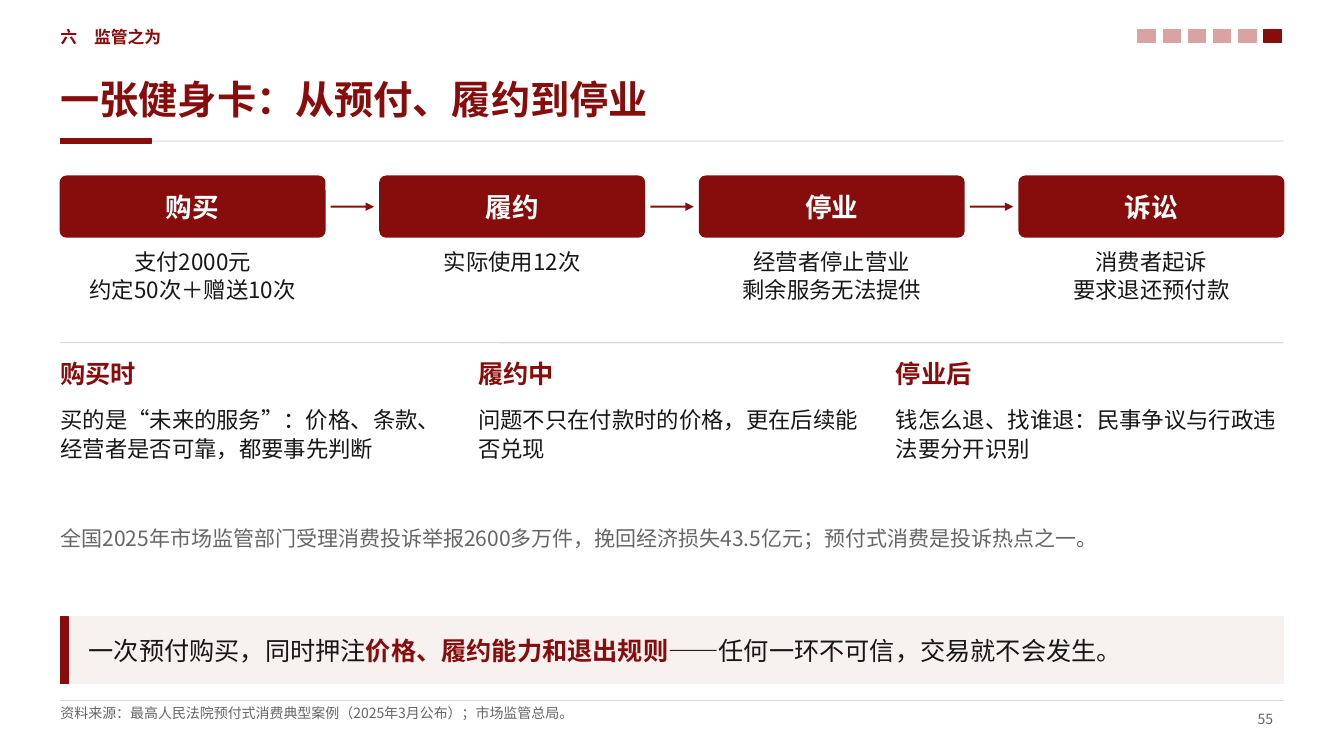
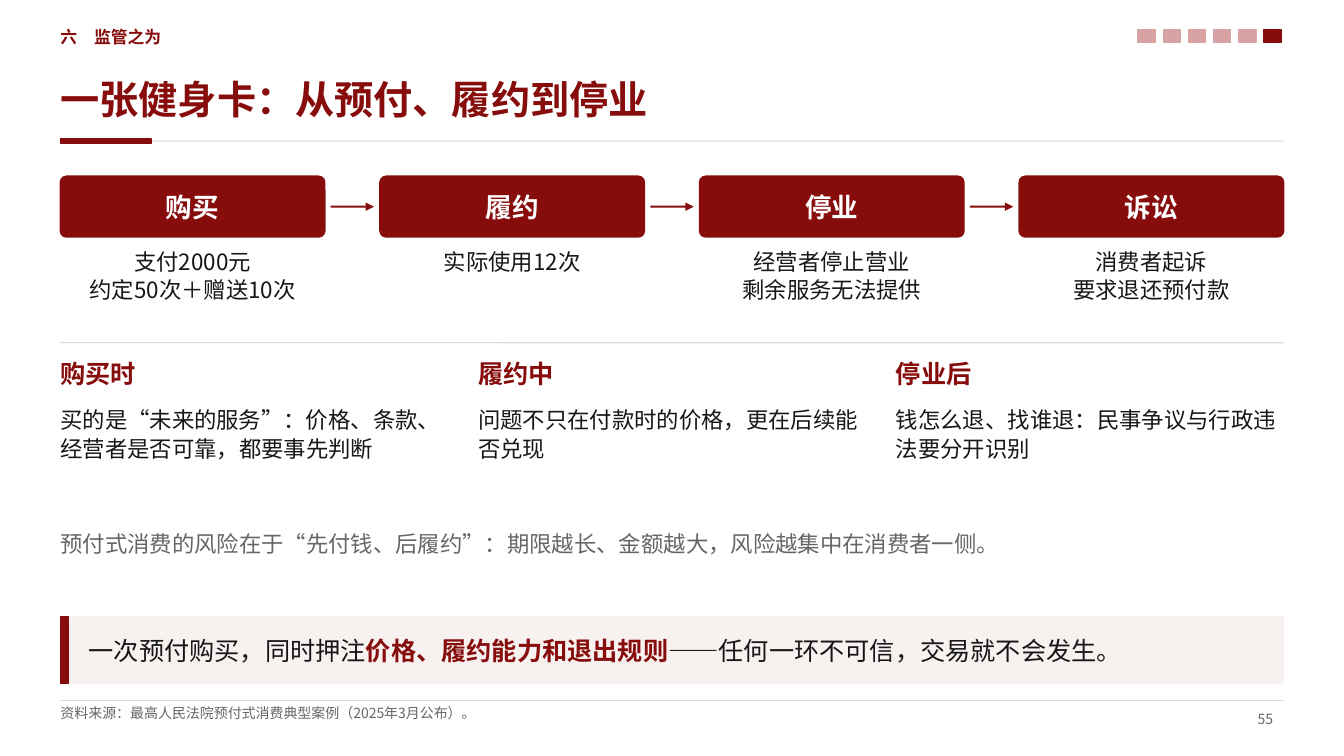
Before and after one commit to zerongwong/zerongwong.github.io, a slide deck: slide 55 of talks/2026-10-consumption-regulation/消费提振视角下的中国宏观经济形势分析_第三稿.pptx. Drawn at 1344x756 pixels with LibreOffice and Linux fonts; fonts in the diff are those of the drawing. Boxes give left, top, right and bottom in pixels: in the first picture for what was removed or moved away, otherwise in the second. Text is boxed around its words. In the diff, an @@ line names an element or a change of style, - is before the commit and + after.

```diff
--- a/talks/2026-10-consumption-regulation/消费提振视角下的中国宏观经济形势分析_第三稿.pptx
+++ b/talks/2026-10-consumption-regulation/消费提振视角下的中国宏观经济形势分析_第三稿.pptx
@@ text at box(60, 533, 998, 554): text changed; size 15 to 16 pt @@
-全国2025年市场监管部门受理消费投诉举报2600多万件，挽回经济损失43.5亿元；预付式消费是投诉热点之一。
+预付式消费的风险在于“先付钱、后履约”：期限越长、金额越大，风险越集中在消费者一侧。
@@ text at box(60, 706, 475, 719): text changed @@
-资料来源：最高人民法院预付式消费典型案例（2025年3月公布）；市场监管总局。
+资料来源：最高人民法院预付式消费典型案例（2025年3月公布）。
```
Also in this commit, not shown: 37 other slides changed, 9 other files.
